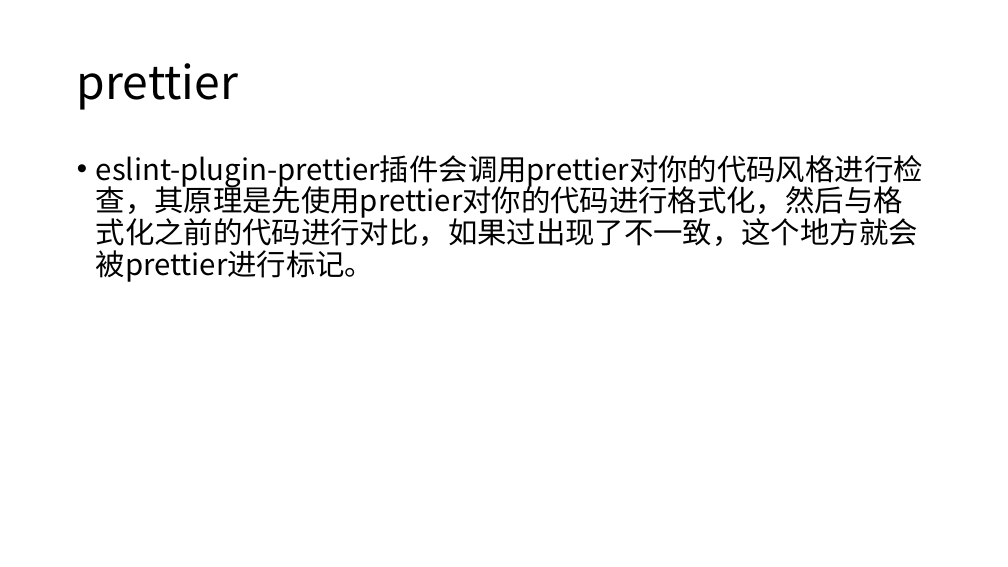
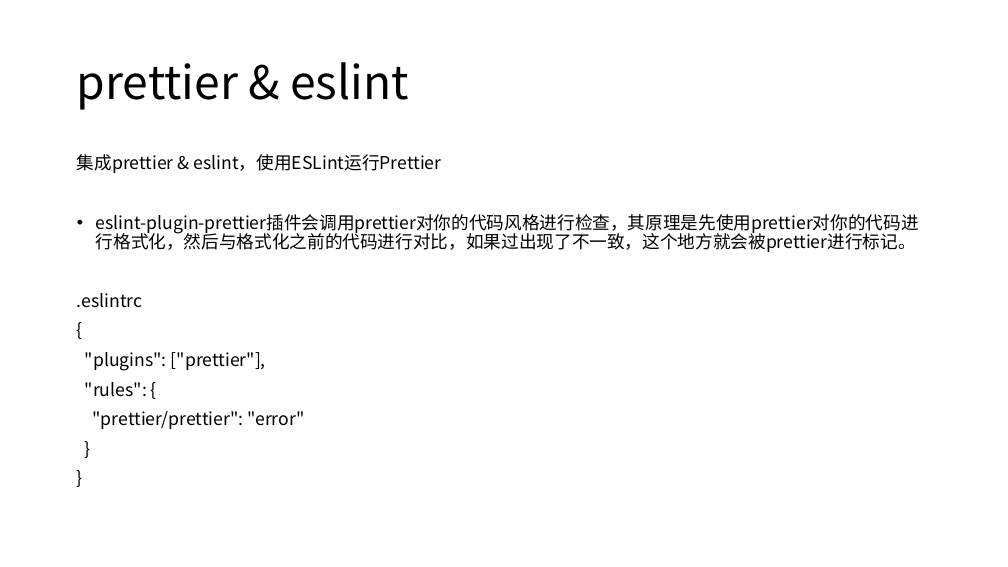
Before and after one commit to Quixote719/Knowledge, a slide deck: slide 15 of 前端工程化的几个常用工具.pptx (slide 12 before the commit). Drawn at 1008x567 pixels with LibreOffice and Linux fonts; fonts in the diff are those of the drawing. Boxes give left, top, right and bottom in pixels: in the first picture for what was removed or moved away, otherwise in the second. Text is boxed around its words. In the diff, an @@ line names an element or a change of style, - is before the commit and + after.

Commit message:
ppt change

```diff
--- a/前端工程化的几个常用工具.pptx
+++ b/前端工程化的几个常用工具.pptx
@@ title at [77, 62, 409, 110]: text changed @@
-prettier
+prettier & eslint
@@ text at [77, 154, 442, 173]: paragraph added @@
+集成prettier & eslint，使用ESLint运行Prettier
@@ text at [96, 214, 919, 252]: size 28 to 16.8 pt in "eslint-plugin-prettier插件会调用prettier对你的代码风格进行检查，其原理是先使用pretti ..." @@
@@ text at [77, 293, 305, 429]: paragraphs added @@
+.eslintrc
+{
+"plugins": ["prettier"],
+"rules": {
+"prettier/prettier": "error"
+}
+}
```
Also in this commit, not shown: 8 other slides changed, 4 slides added.
